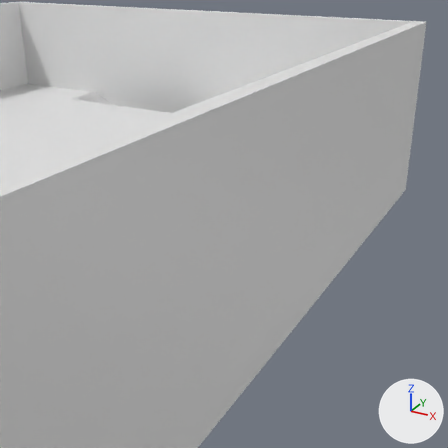
The FBX model Assets/FPSDemo/Arts/Basement.fbx: old version first, new version second.
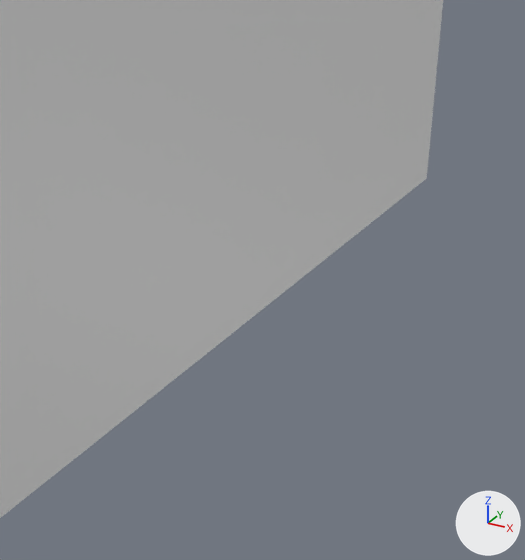
Each version is shown from a camera (50 mm lens) standing at (8.3, -1.95, 9.87) and looking at (-0.9, 14.78, 1.51), then close up from a camera (50 mm lens) standing at (5.92, 14.03, 3.15) and looking at (4.03, 17.46, 1.44). Every picture has the same lights, and +X, +Y and +Z are marked at lower right. Where no turn or scale is listed for an object, it has been applied to the vertices.

Names of what the first close-up shows: 'BasemantWalls', 'BasementFloor', 'MainHallFloor', 'Plane'.
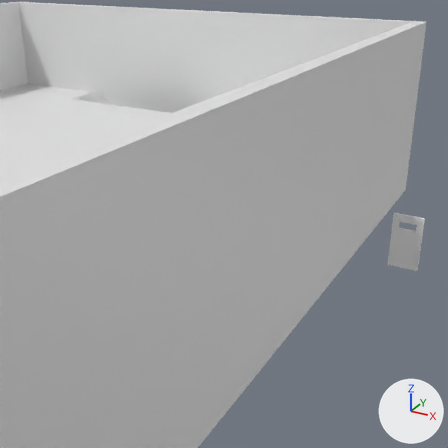
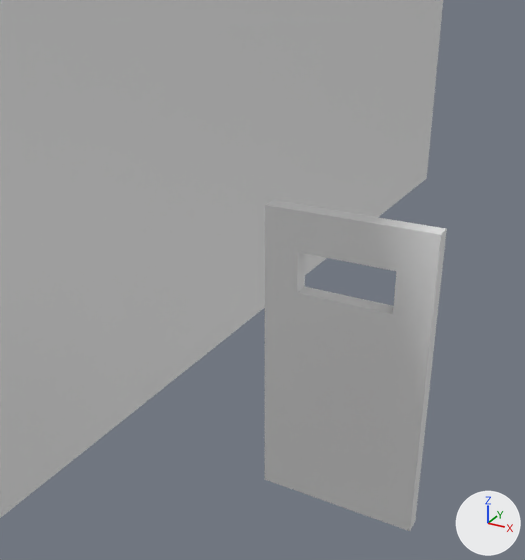
What changed in the scene script:
```text
Add me_plane_004:
    me_plane_004.from_pydata([(-0.5, -0.05, 0.0), (0.5, -0.05, 0.0), (-0.5, 0.05, 0.0), (0.5, 0.05, 0.0), (-0.5, 0.05, 1.9), (-0.5, -0.05, 1.9), (0.5, -0.05, 1.9), (0.5, 0.05, 1.9), (0.29, -0.05, 1.66), (0.29, 0.05, 1.66), (0.29, -0.05, 1.41), (0.29, 0.05, 1.41), (-0.29, 0.05, 1.41), (-0.29, -0.05, 1.41), (-0.29, -0.05, 1.5), (-0.29, -0.05, 1.66), (-0.29, 0.05, 1.66), (0.29, 0.05, 1.49)], [], [(0, 2, 3, 1), (3, 2, 4, 16, 12, 11, 17, 7), (5, 6, 7, 4), (0, 1, 6, 8, 10, 13, 14, 5), (1, 3, 7, 6), (2, 0, 5, 4), (11, 10, 8, 9, 17), (13, 12, 16, 15, 14), (7, 17, 9, 16, 4), (12, 13, 10, 11), (9, 8, 15, 16), (5, 14, 15, 8, 6)])
Add ob_basementdoor:
    ob_basementdoor = bpy.data.objects.new('BasementDoor', me_plane_004)
    ob_basementdoor.location = (4.551, 17.5, 0.0)
```

Pixel boxes (x1, y1, x2, y2) of what changed, in the close-ups (525 x 560 px):
'BasementDoor', added: after (265, 200, 447, 531)
